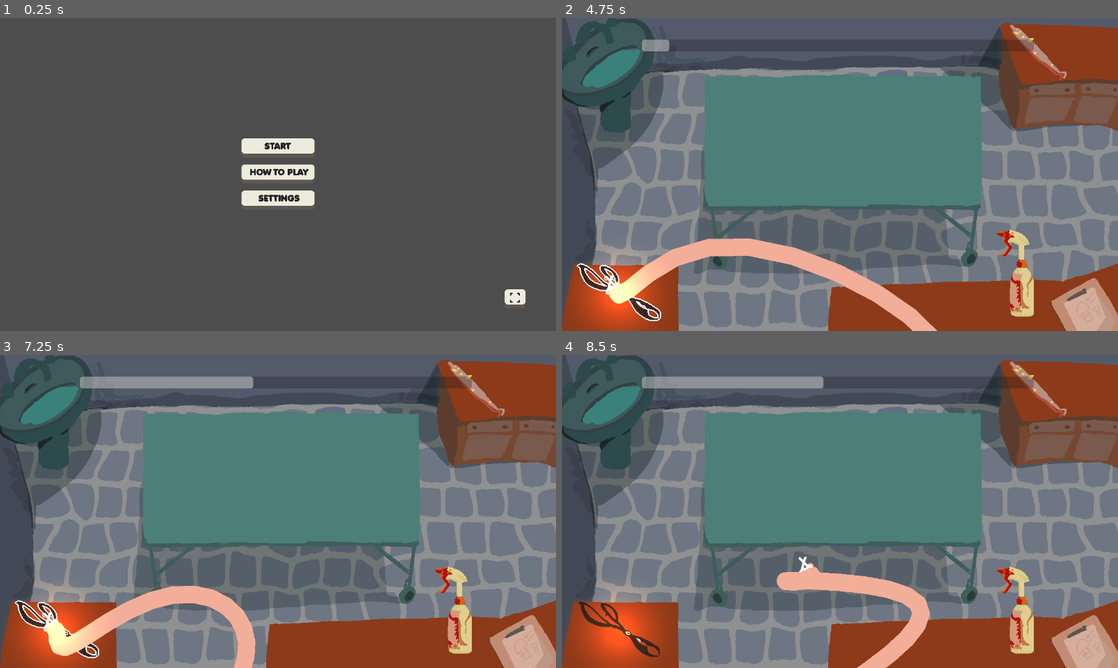
Above: before the commit, frames 1-4 (two rows, left to right).
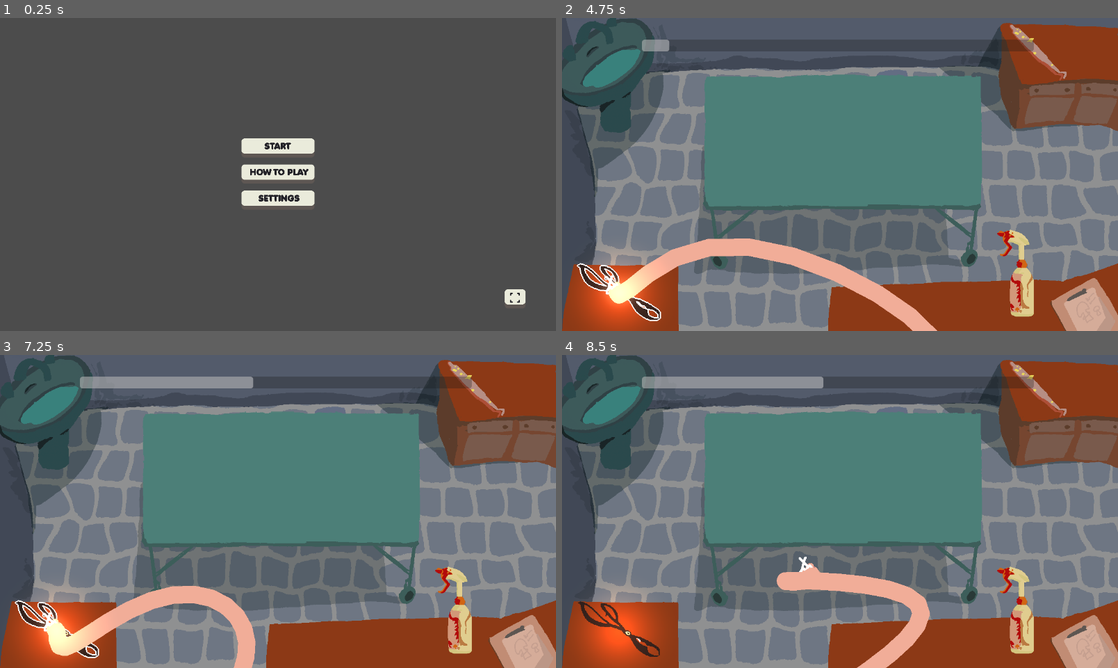
Above: after the commit, the same moments.

Repository: IsaacCerejo/wild-jam-87
Game: Godot game, scene res://scenes/game_controller/game_controller.tscn
The game is run twice, just before and just after one commit, with the same random seed, the same clock (stepped at 60 frames per second) and the same inputs. The engine's default icon, where the game draws it, is replaced by a stand-in: a white triangle on a blue panel in a dark square. Sound files missing from this copy of the repository are replaced by a short silence.
Inputs (mouse positions are in pixels of both pictures, inside the frame that each line leads up to):
- Up to frame 1 (0.25 s): no input
- Up to frame 2 (4.75 s): click "START" at 0.5 s; drag from (1040, 52) to (1017, 274) at 1.27 s; drag from (1017, 274) to (617, 293) at 2.02 s; click (617, 293) at 2.92 s; drag from (895, 305) to (1017, 274) at 3.52 s; drag from (728, 127) to (617, 293) at 4.27 s
- Up to frame 3 (7.25 s): drag from (278, 511) to (55, 630) at 5.02 s; move the mouse to (278, 511) at 5.77 s; click (278, 511) at 5.92 s; drag from (194, 433) to (55, 630) at 6.52 s
- Up to frame 4 (8.5 s): move the mouse to (962, 495) at 7.27 s; click (962, 495) at 7.42 s; drag from (728, 527) to (812, 574) at 8.02 s

The runs differ from the first frame. In frame 2, less than 0.1% of the frame differs, in the area x 7-14%, y 82-92%; in frame 3, less than 0.1%, in the area x 7-13%, y 82-91%; in frame 4, less than 0.1%.

Commit message:
feat: base for post processing effects

Diff:
--- a/project.godot
+++ b/project.godot
@@ -71,3 +71,4 @@
 textures/canvas_textures/default_texture_filter=0
 renderer/rendering_method="gl_compatibility"
 renderer/rendering_method.mobile="gl_compatibility"
+viewport/hdr_2d=true
--- a/scenes/main_game/main_game.tscn
+++ b/scenes/main_game/main_game.tscn
@@ -111,6 +111,13 @@
 &"slide_in": SubResource("Animation_8ebjq")
 }
 
+[sub_resource type="Environment" id="Environment_r8wn4"]
+background_mode = 3
+glow_enabled = true
+fog_mode = 1
+fog_density = 1.0
+adjustment_enabled = true
+
 [node name="MainGame" type="Node2D"]
 
 [node name="Background" type="Sprite2D" parent="."]
@@ -213,6 +220,9 @@
 limit_bottom = 720
 script = ExtResource("19_r8wn4")
 
+[node name="WorldEnvironment" type="WorldEnvironment" parent="."]
+environment = SubResource("Environment_r8wn4")
+
 [connection signal="input_event" from="Lantern" to="Lantern" method="_on_input_event"]
 
 [editable path="ToolSelector/Pinca"]
Not shown: 1 places in scenes/main_game/main_game.tscn that only renumber resources
